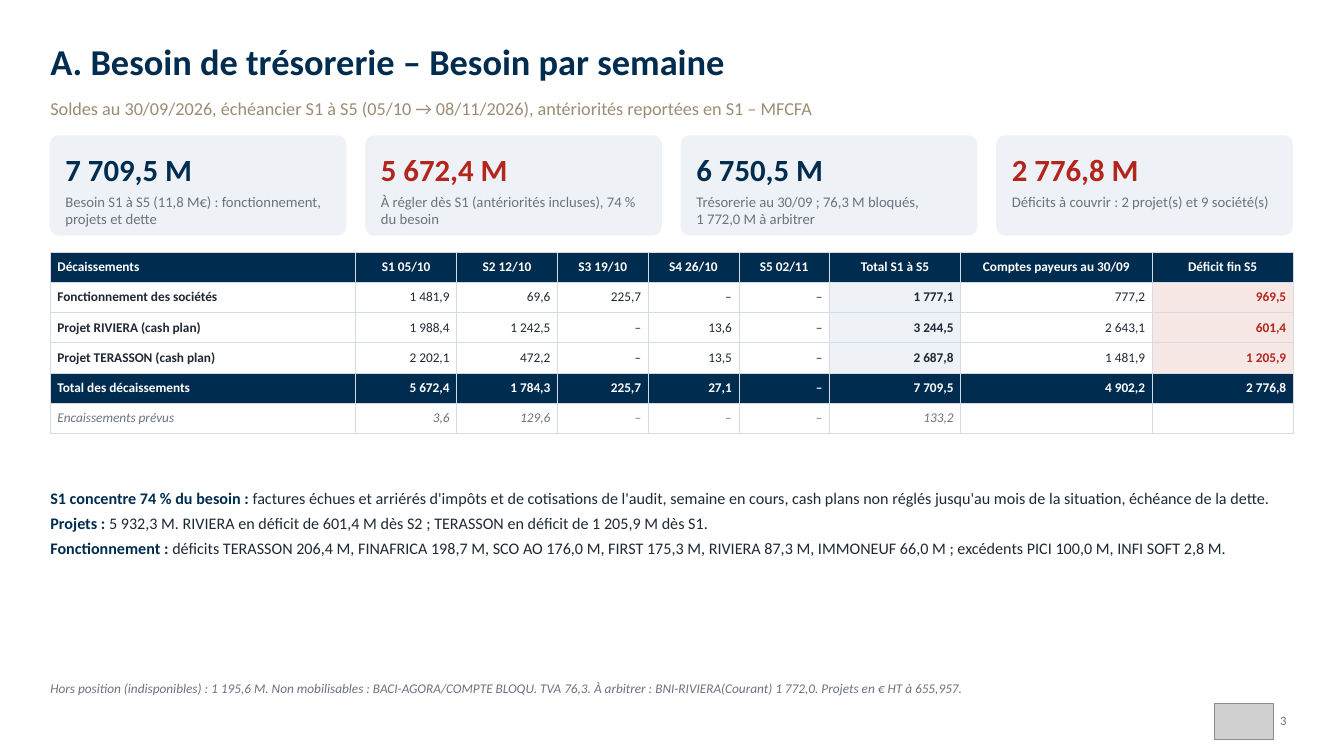
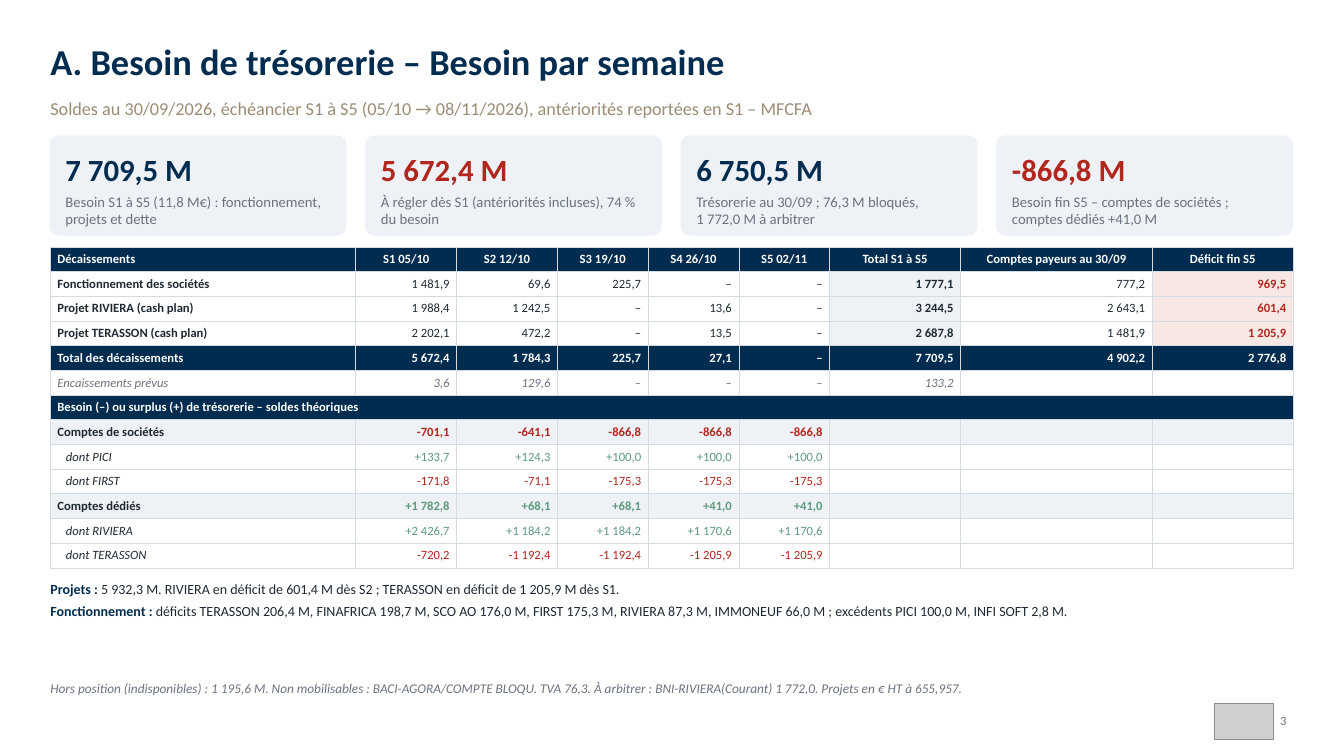
Before and after one commit to angehkouadio/claudeproject, a slide deck: slide 3 of RCI_Besoins_Tresorerie_Comptes_Paiement_30-09-2026.pptx. Drawn at 1344x756 pixels with LibreOffice and Linux fonts; fonts in the diff are those of the drawing; grey boxes stand for pictures. Boxes give left, top, right and bottom in pixels: in the first picture for what was removed or moved away, otherwise in the second. Text is boxed around its words. In the diff, an @@ line names an element or a change of style, - is before the commit and + after.

```diff
--- a/RCI_Besoins_Tresorerie_Comptes_Paiement_30-09-2026.pptx
+++ b/RCI_Besoins_Tresorerie_Comptes_Paiement_30-09-2026.pptx
@@ text at <box>1012,159,1126,185</box>: text changed @@
-2 776,8 M
+-866,8 M
@@ text at <box>1012,197,1222,226</box>: text changed @@
-Déficits à couvrir : 2 projet(s) et 9 société(s)
+Besoin fin S5 – comptes de sociétés ; comptes dédiés +41,0 M
@@ table at <box>50,247,1294,565</box> @@
+row 7: Besoin (–) ou surplus (+) de trésorerie – soldes théoriques |  |  |  |  |  |  |  | 
+row 8: Comptes de sociétés | -701,1 | -641,1 | -866,8 | -866,8 | -866,8 |  |  | 
+row 9: dont PICI | +133,7 | +124,3 | +100,0 | +100,0 | +100,0 |  |  | 
+row 10: dont FIRST | -171,8 | -71,1 | -175,3 | -175,3 | -175,3 |  |  | 
+row 11: Comptes dédiés | +1 782,8 | +68,1 | +68,1 | +41,0 | +41,0 |  |  | 
+row 12: dont RIVIERA | +2 426,7 | +1 184,2 | +1 184,2 | +1 170,6 | +1 170,6 |  |  | 
+row 13: dont TERASSON | -720,2 | -1 192,4 | -1 192,4 | -1 205,9 | -1 205,9 |  |  | 
@@ table: place and size @@
-table at <box>50,252,1294,428</box>
+table at <box>50,247,1294,565</box>
@@ text at <box>50,492,1269,507</box>: paragraph removed @@
-• S1 concentre 74 % du besoin : factures échues et arriérés d'impôts et de cotisations de l'audit, semaine en cours, cash plans non réglés jusqu'au mois de la situation, échéance de la dette.
@@ text "Projets : 5 932,3 M. ...": place and size @@
-text "Projets : 5 932,3 M. ..." at <box>50,492,1269,556</box>
+text "Projets : 5 932,3 M. ..." at <box>50,584,1067,618</box>
@@ text "Projets : 5 932,3 M. ..." at <box>50,584,1067,618</box>: size 11.5 to 10 pt @@
```
Also in this commit, not shown: 2 other files.
